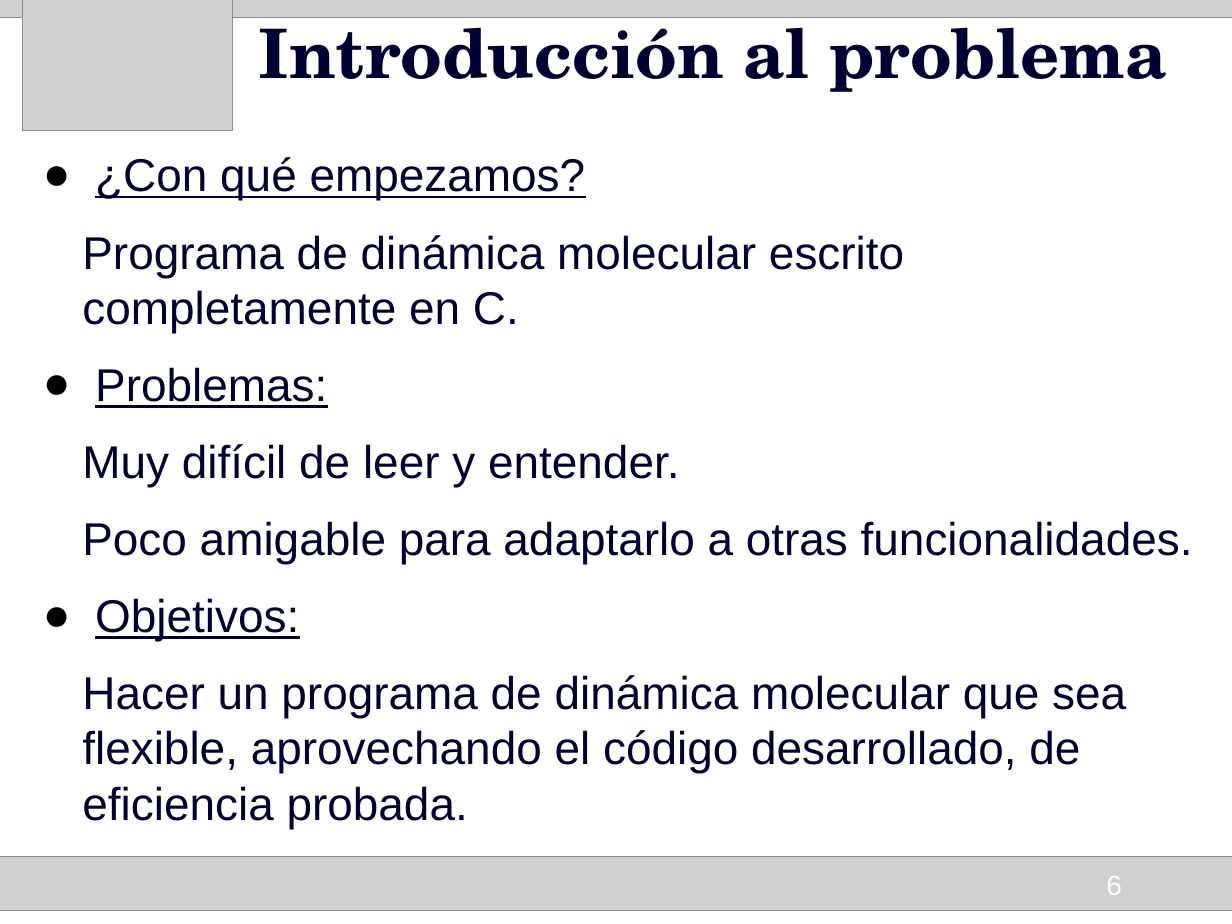
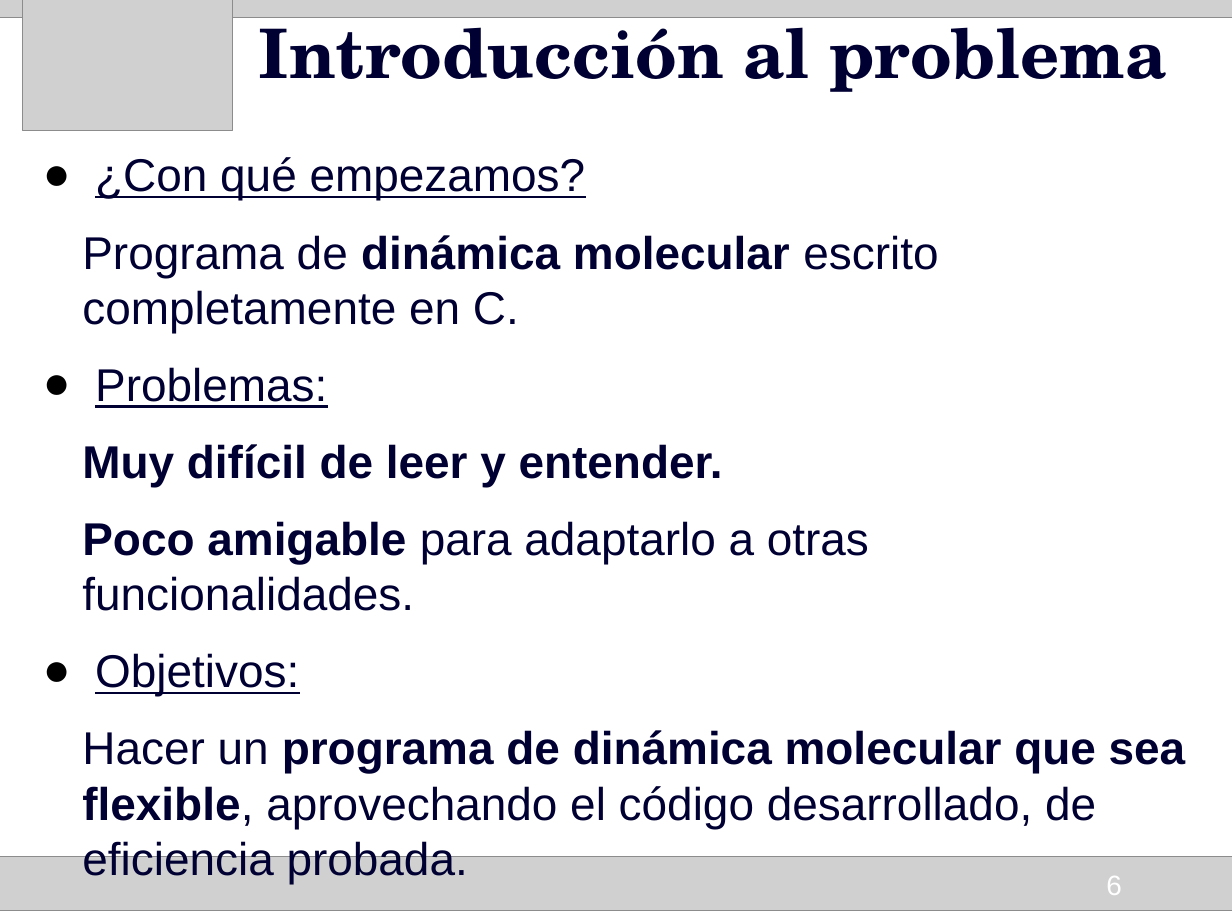
Before and after one commit to HumbertoCelleri/ljmd, a slide deck: slide 6 of presentacion/Presentacion.odp. Drawn at 1232x924 pixels with LibreOffice and Linux fonts; fonts in the diff are those of the drawing; grey boxes stand for pictures. Boxes give left, top, right and bottom in pixels: in the first picture for what was removed or moved away, otherwise in the second. Text is boxed around its words. In the diff, an @@ line names an element or a change of style, - is before the commit and + after.

```diff
--- a/presentacion/Presentacion.odp
+++ b/presentacion/Presentacion.odp
@@ text at (82,235,1186,829): bold on in "dinámica molecular", "Muy difícil de leer y entender.", "Poco amigable", "programa de dinámica molecular que sea flexible," @@
```
Also in this commit, not shown: 7 other slides changed, 9 slides added.
